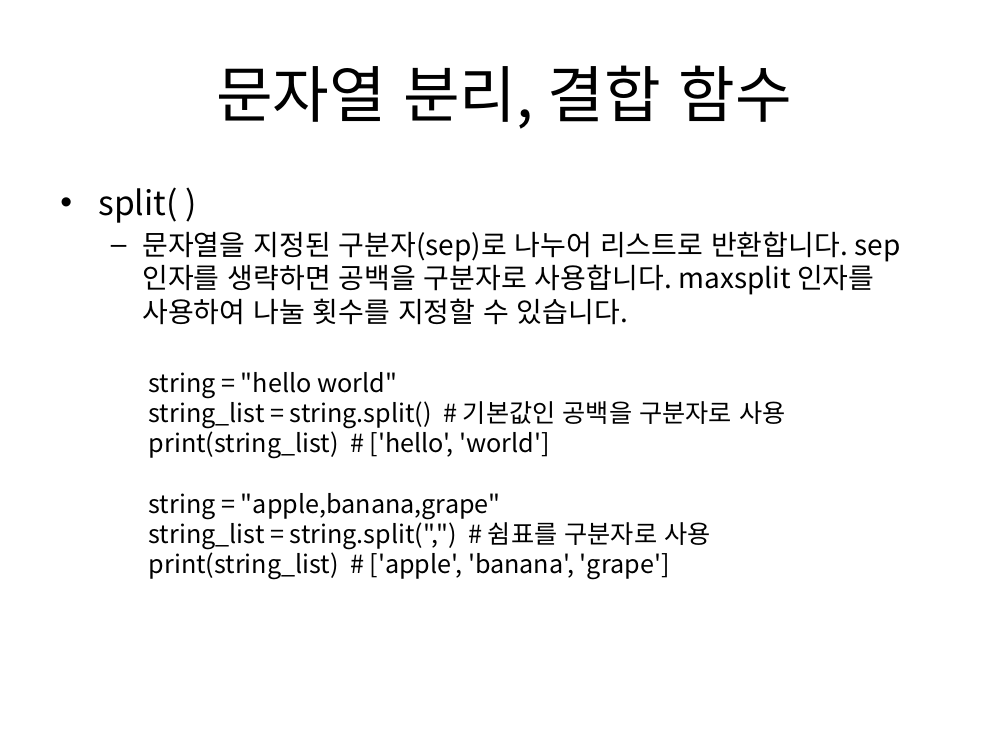
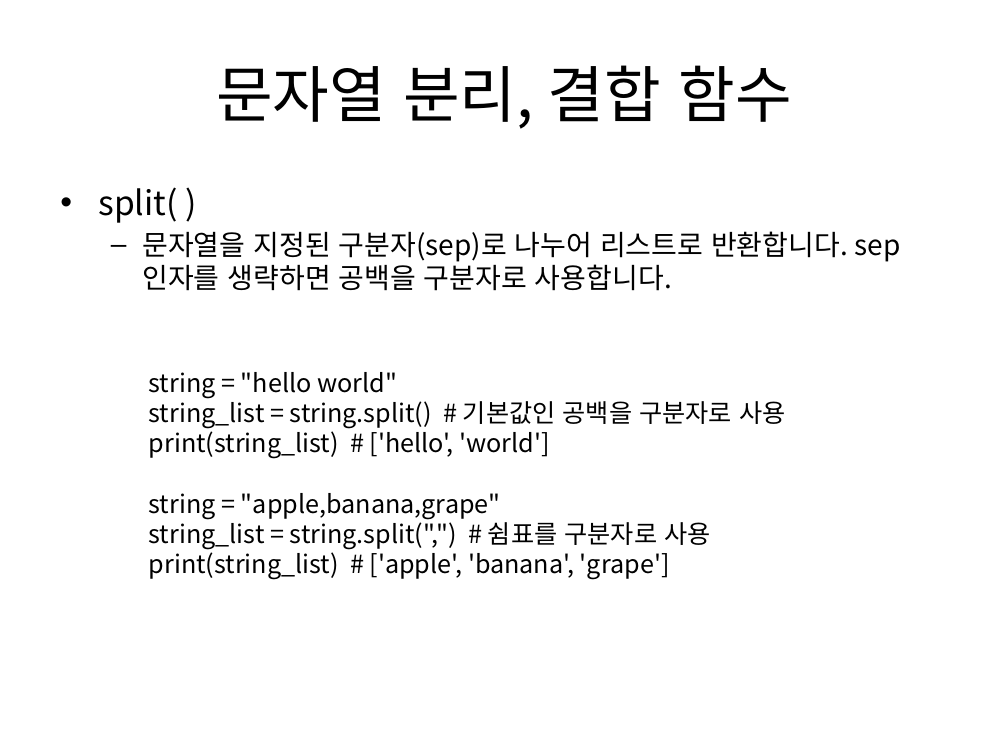
Before and after one commit to Dnadit/Python, a slide deck: slide 23 of 강의자료/파이썬 3.pptx. Drawn at 1008x756 pixels with LibreOffice and Linux fonts; fonts in the diff are those of the drawing. Boxes give left, top, right and bottom in pixels: in the first picture for what was removed or moved away, otherwise in the second. Text is boxed around its words. In the diff, an @@ line names an element or a change of style, - is before the commit and + after.

```diff
--- a/강의자료/파이썬 3.pptx
+++ b/강의자료/파이썬 3.pptx
@@ text at [142, 231, 900, 291]: text changed @@
-  – 문자열을 지정된 구분자(sep)로 나누어 리스트로 반환합니다. sep 인자를 생략하면 공백을 구분자로 사용합니다. maxsplit 인자를 사용하여 나눌 횟수를 지정할 수 있습니다.
+  – 문자열을 지정된 구분자(sep)로 나누어 리스트로 반환합니다. sep 인자를 생략하면 공백을 구분자로 사용합니다.
```
Also in this commit, not shown: 1 other slide changed, 5 slides added, 7 other files.
